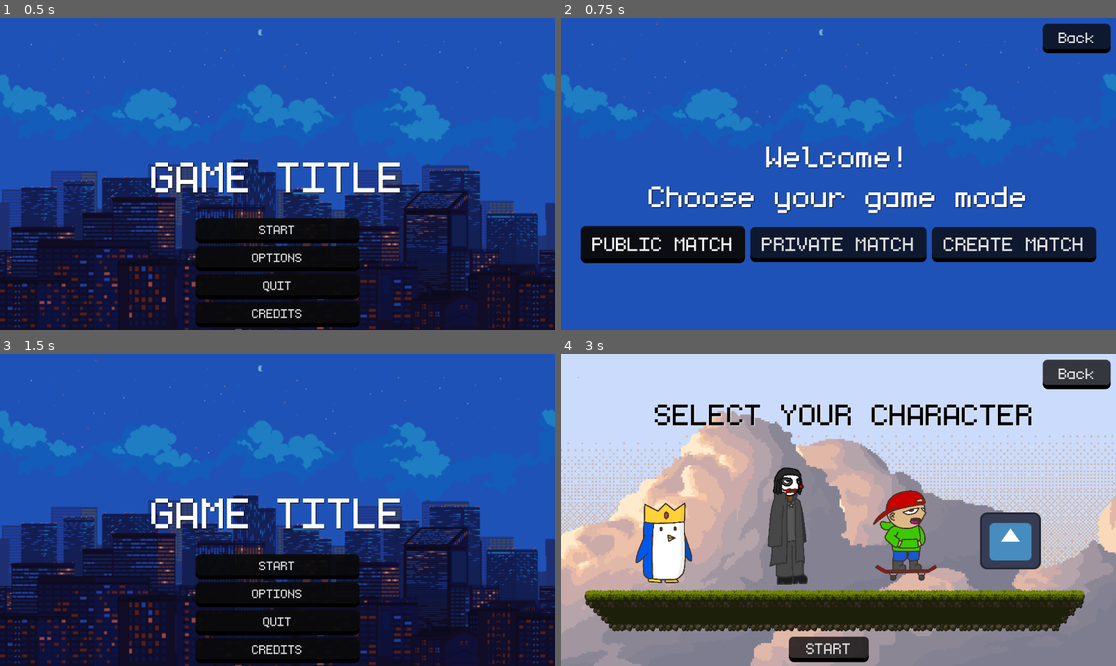
Above: before the commit, frames 1-4 (two rows, left to right).
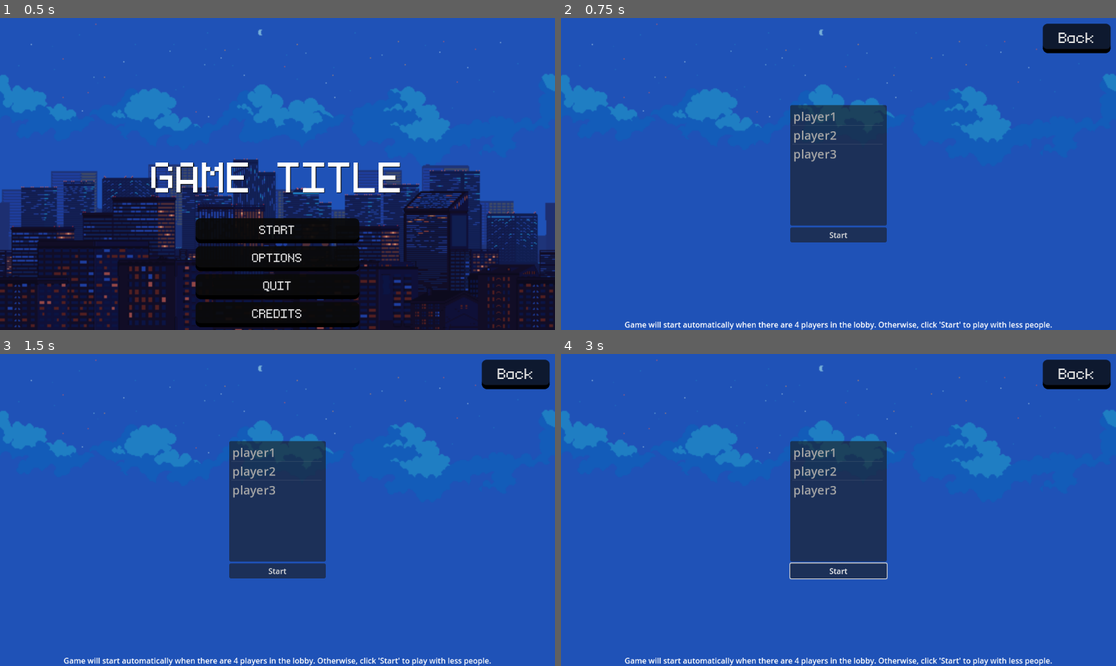
Above: after the commit, the same moments.

Repository: ChrisJacobs2/490-Senior-Capstone
Game: Godot game, scene res://start_menu.tscn
Same seed, same stepped clock (60 frames per second), same inputs: the game is played once before the commit and once after it. The engine's default icon, where the game draws it, is replaced by a stand-in: a white triangle on a blue panel in a dark square.
Inputs (mouse positions are in pixels of both pictures, inside the frame that each line leads up to):
- Up to frame 1 (0.5 s): no input
- Up to frame 2 (0.75 s): click "START" at 0.5 s
- Up to frame 3 (1.5 s): click "Back" at 1.25 s
- Up to frame 4 (3 s): click (838, 566) at 2 s, where only the run before the commit has a clickable "START"; click (838, 581) at 2.75 s, where only the run before the commit has a clickable "PRIVATE MATCH"

Frame 1 is identical in both runs. In frame 2, 20% of the frame differs, in the area x 3-97%, y 27-100%; in frame 3, 52%; in frame 4, 100%, in the area x 0-100%, y 0-100%.

Commit message:
added a player list (not functional) to the lobby screen

Diff:
--- a/Godot_Project/lobby_menu.gd
+++ b/Godot_Project/lobby_menu.gd
@@ -16,9 +16,6 @@
 	get_tree().change_scene_to_file("res://character_selection.tscn")
 
 
-func _on_private_button_pressed():
-	get_tree().change_scene_to_file("res://character_selection.tscn")
-
 
 func _on_create_button_pressed():
 	get_tree().change_scene_to_file("res://character_selection.tscn")
--- a/Godot_Project/lobby_menu.tscn
+++ b/Godot_Project/lobby_menu.tscn
@@ -94,45 +94,6 @@
 Button/styles/pressed = SubResource("StyleBoxFlat_3io3c")
 
 [sub_resource type="StyleBoxEmpty" id="StyleBoxEmpty_0y00q"]
-
-[sub_resource type="StyleBoxFlat" id="StyleBoxFlat_qwjvt"]
-bg_color = Color(0.0392157, 0.0392157, 0.0392157, 0.784314)
-border_width_bottom = 8
-border_color = Color(0, 0, 0, 1)
-corner_radius_top_left = 10
-corner_radius_top_right = 10
-corner_radius_bottom_right = 10
-corner_radius_bottom_left = 10
-expand_margin_top = 8.0
-expand_margin_bottom = 8.0
-
-[sub_resource type="StyleBoxFlat" id="StyleBoxFlat_xvdsw"]
-bg_color = Color(0.0392157, 0.0392157, 0.0392157, 0.929412)
-border_width_bottom = 8
-border_color = Color(0, 0, 0, 1)
-corner_radius_top_left = 10
-corner_radius_top_right = 10
-corner_radius_bottom_right = 10
-corner_radius_bottom_left = 10
-expand_margin_top = 8.0
-expand_margin_bottom = 8.0
-
-[sub_resource type="StyleBoxFlat" id="StyleBoxFlat_4y4rm"]
-bg_color = Color(0.0392157, 0.0392157, 0.0392157, 0.929412)
-border_width_bottom = 8
-border_color = Color(0, 0, 0, 1)
-corner_radius_top_left = 10
-corner_radius_top_right = 10
-corner_radius_bottom_right = 10
-corner_radius_bottom_left = 10
-expand_margin_top = 8.0
-expand_margin_bottom = 8.0
-
-[sub_resource type="Theme" id="Theme_i8nkm"]
-Button/styles/focus = SubResource("StyleBoxFlat_qwjvt")
-Button/styles/hover = SubResource("StyleBoxFlat_xvdsw")
-Button/styles/normal = SubResource("StyleBoxFlat_sbufc")
-Button/styles/pressed = SubResource("StyleBoxFlat_4y4rm")
 
 [sub_resource type="StyleBoxFlat" id="StyleBoxFlat_v50tv"]
 bg_color = Color(0.0392157, 0.0392157, 0.0392157, 0.784314)
@@ -207,6 +168,7 @@
 text = " Back "
 
 [node name="Label" type="Label" parent="."]
+visible = false
 layout_mode = 1
 anchors_preset = 8
 anchor_left = 0.5
@@ -227,18 +189,19 @@
 horizontal_alignment = 1
 
 [node name="HBoxContainer" type="HBoxContainer" parent="."]
-layout_mode = 1
-anchors_preset = 7
+visible = false
+layout_mode = 1
+anchors_preset = 8
 anchor_left = 0.5
-anchor_top = 1.0
+anchor_top = 0.5
 anchor_right = 0.5
-anchor_bottom = 1.0
-offset_left = -527.0
-offset_top = -208.0
-offset_right = 527.0
-offset_bottom = -147.0
-grow_horizontal = 2
-grow_vertical = 0
+anchor_bottom = 0.5
+offset_left = -317.5
+offset_top = 134.01
+offset_right = 317.5
+offset_bottom = 195.01
+grow_horizontal = 2
+grow_vertical = 2
 
 [node name="PublicButton" type="Button" parent="HBoxContainer"]
 layout_mode = 2
@@ -246,20 +209,10 @@
 theme = SubResource("Theme_bbjyj")
 theme_override_fonts/font = ExtResource("3_4m1du")
 theme_override_font_sizes/font_size = 65
-text = " PUBLIC MATCH "
+text = " JOIN MATCH "
 
 [node name="HSeparator" type="HSeparator" parent="HBoxContainer"]
-layout_mode = 2
-theme_override_styles/separator = SubResource("StyleBoxEmpty_0y00q")
-
-[node name="PrivateButton" type="Button" parent="HBoxContainer"]
-layout_mode = 2
-theme = SubResource("Theme_i8nkm")
-theme_override_fonts/font = ExtResource("3_4m1du")
-theme_override_font_sizes/font_size = 65
-text = " PRIVATE MATCH "
-
-[node name="HSeparator2" type="HSeparator" parent="HBoxContainer"]
+custom_minimum_size = Vector2(200, 0)
 layout_mode = 2
 theme_override_styles/separator = SubResource("StyleBoxEmpty_0y00q")
 
@@ -277,7 +230,41 @@
 autoplay = true
 bus = &"Music"
 
+[node name="lobby" type="MarginContainer" parent="."]
+layout_mode = 1
+anchors_preset = 15
+anchor_right = 1.0
+anchor_bottom = 1.0
+grow_horizontal = 2
+grow_vertical = 2
+
+[node name="VBoxContainer" type="VBoxContainer" parent="lobby"]
+layout_mode = 2
+alignment = 1
+
+[node name="PlayerList" type="ItemList" parent="lobby/VBoxContainer"]
+custom_minimum_size = Vector2(200, 250)
+layout_mode = 2
+size_flags_horizontal = 4
+theme_override_font_sizes/font_size = 25
+item_count = 3
+item_0/text = "player1"
+item_0/selectable = false
+item_1/text = "player2"
+item_2/text = "player3"
+
+[node name="StartGame" type="Button" parent="lobby/VBoxContainer"]
+custom_minimum_size = Vector2(200, 1)
+layout_mode = 2
+size_flags_horizontal = 4
+text = "Start"
+
+[node name="Label" type="Label" parent="lobby"]
+layout_mode = 2
+size_flags_horizontal = 4
+size_flags_vertical = 8
+text = "Game will start automatically when there are 4 players in the lobby. Otherwise, click 'Start' to play with less people."
+
 [connection signal="pressed" from="BackButton" to="." method="_on_back_button_pressed"]
 [connection signal="pressed" from="HBoxContainer/PublicButton" to="." method="_on_public_button_pressed"]
-[connection signal="pressed" from="HBoxContainer/PrivateButton" to="." method="_on_private_button_pressed"]
 [connection signal="pressed" from="HBoxContainer/CreateButton" to="." method="_on_create_button_pressed"]
Not shown: 1 places in Godot_Project/lobby_menu.tscn that only renumber resources
